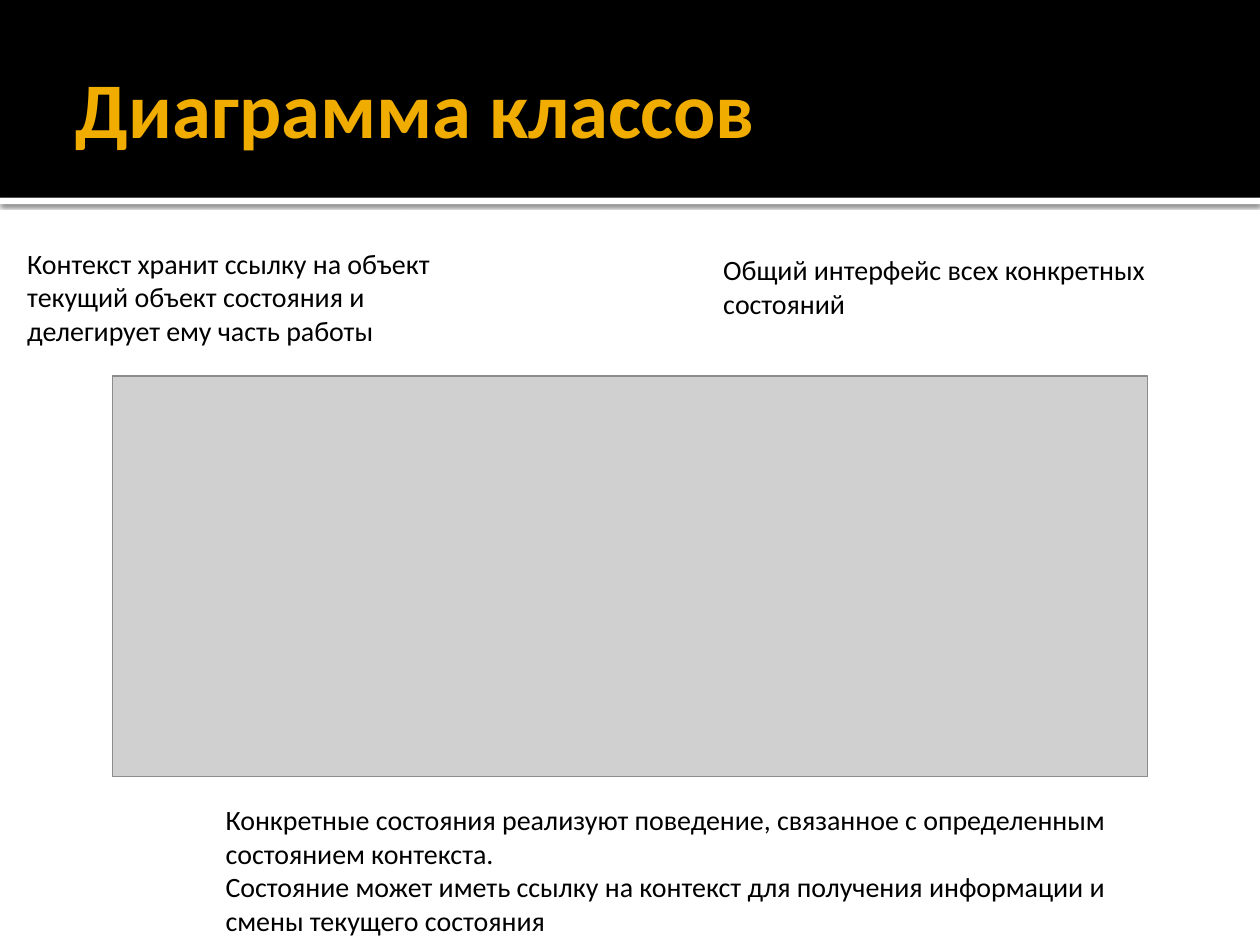
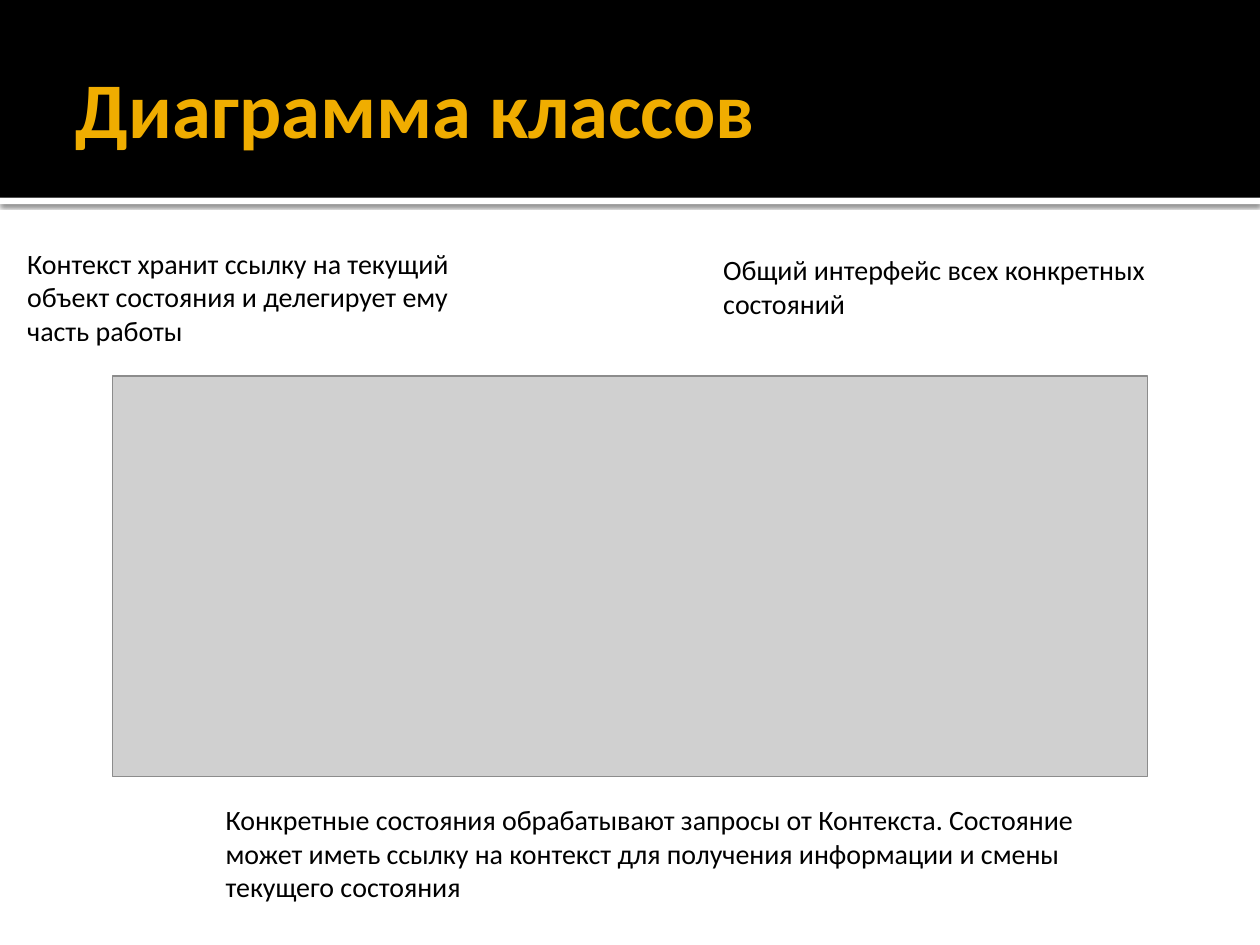
Before and after one commit to alexey-malov/ood, a slide deck: slide 26 of lectures/11.state/state.pptx (slide 24 before the commit). Drawn at 1260x945 pixels with LibreOffice and Linux fonts; fonts in the diff are those of the drawing; grey boxes stand for pictures. Boxes give left, top, right and bottom in pixels: in the first picture for what was removed or moved away, otherwise in the second. Text is boxed around its words. In the diff, an @@ line names an element or a change of style, - is before the commit and + after.

Commit message:
Обновил лекцию по паттерну "Состояние"

```diff
--- a/lectures/11.state/state.pptx
+++ b/lectures/11.state/state.pptx
@@ text at (27, 255, 448, 346): text changed @@
-Контекст хранит ссылку на объект текущий объект состояния и делегирует ему часть работы
+Контекст хранит ссылку на текущий объект состояния и делегирует ему часть работы
@@ text at (226, 811, 1073, 902): text changed @@
-Конкретные состояния реализуют поведение, связанное с определенным состоянием контекста.
-Состояние может иметь ссылку на контекст для получения информации и смены текущего состояния
+Конкретные состояния обрабатывают запросы от Контекста. Состояние может иметь ссылку на контекст для получения информации и смены текущего состояния
```
Also in this commit, not shown: 8 other slides changed, 6 slides added, 1 other file.
